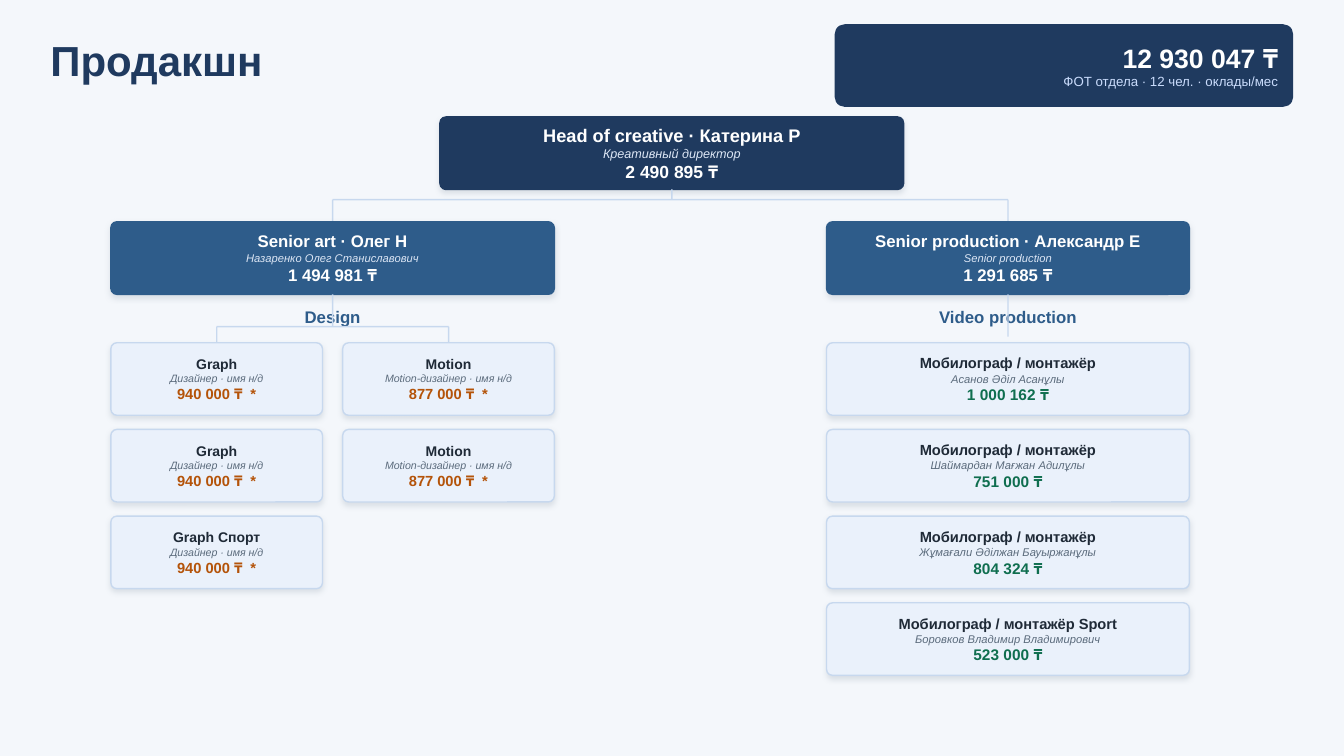
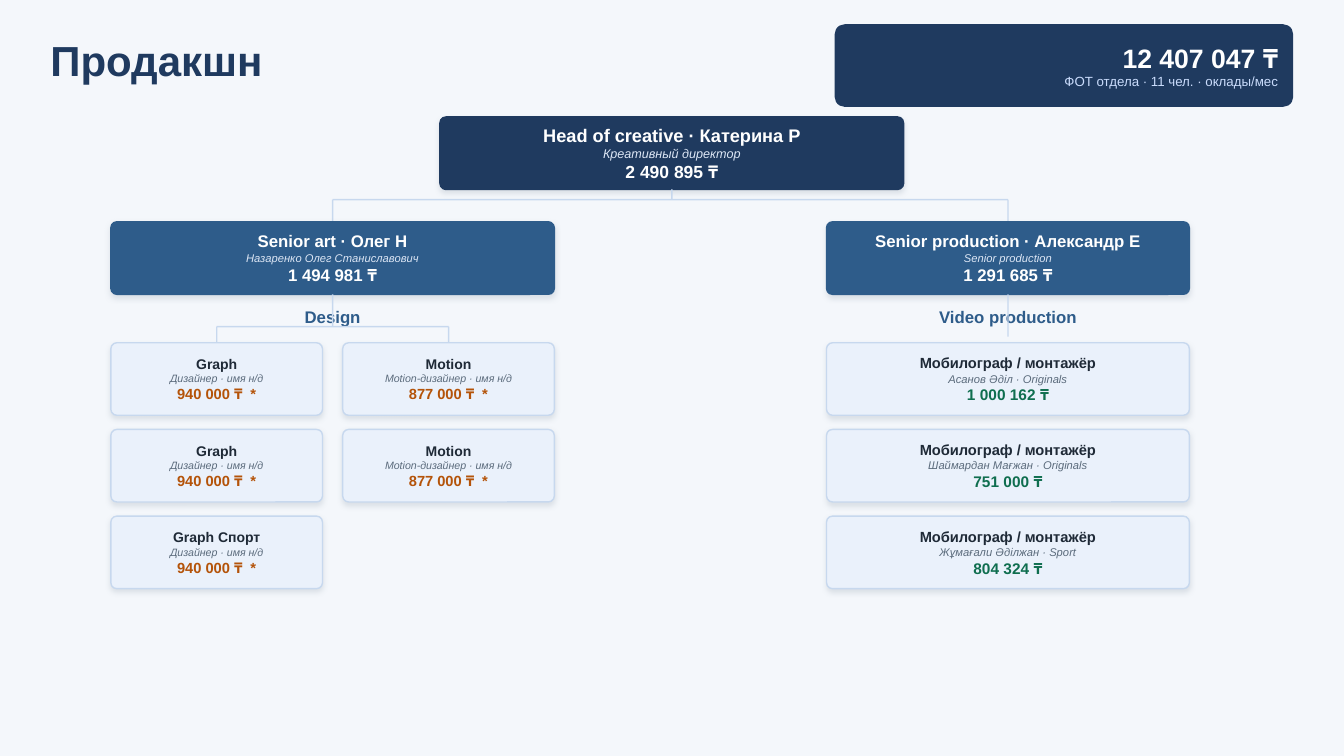
Before and after one commit to victoriakoppel/marketing, a slide deck: slide 4 of Структура маркетинга — отделы и ФОТ.pptx. Drawn at 1344x756 pixels with LibreOffice and Linux fonts; fonts in the diff are those of the drawing. Boxes give left, top, right and bottom in pixels: in the first picture for what was removed or moved away, otherwise in the second. Text is boxed around its words. In the diff, an @@ line names an element or a change of style, - is before the commit and + after.

```diff
--- a/Структура маркетинга — отделы и ФОТ.pptx
+++ b/Структура маркетинга — отделы и ФОТ.pptx
@@ text at [1064, 49, 1278, 89]: text changed @@
-12 930 047 ₸
-ФОТ отдела · 12 чел. · оклады/мес
+12 407 047 ₸
+ФОТ отдела · 11 чел. · оклады/мес
@@ text at [948, 375, 1067, 385]: text changed @@
-Асанов Әділ Асанұлы
+Асанов Әділ · Originals
@@ text at [928, 461, 1087, 471]: text changed @@
-Шаймардан Мағжан Адилұлы
+Шаймардан Мағжан · Originals
@@ text at [939, 548, 1076, 558]: text changed @@
-Жұмағали Әділжан Бауыржанұлы
+Жұмағали Әділжан · Sport
@@ rounded rectangle removed at [827, 603, 1190, 676] @@
@@ text removed at [899, 618, 1117, 660] @@
-Мобилограф / монтажёр Sport
-Боровков Владимир Владимирович
-523 000 ₸
```
Also in this commit, not shown: 2 other slides changed, 5 other files.
